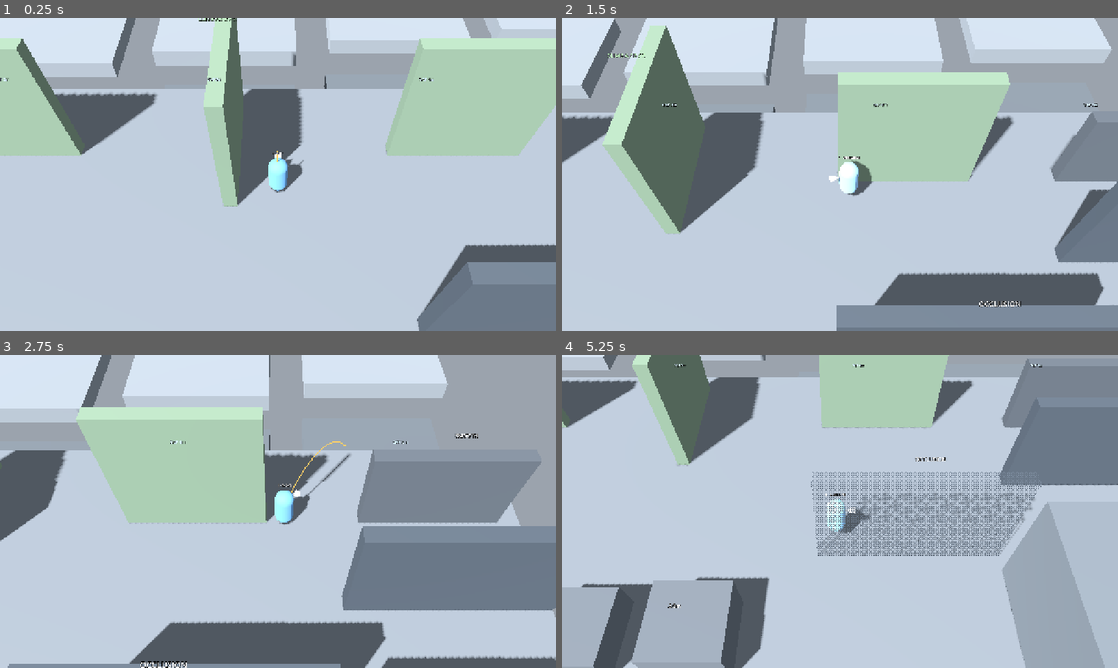
Above: before the commit, frames 1-4 (two rows, left to right).
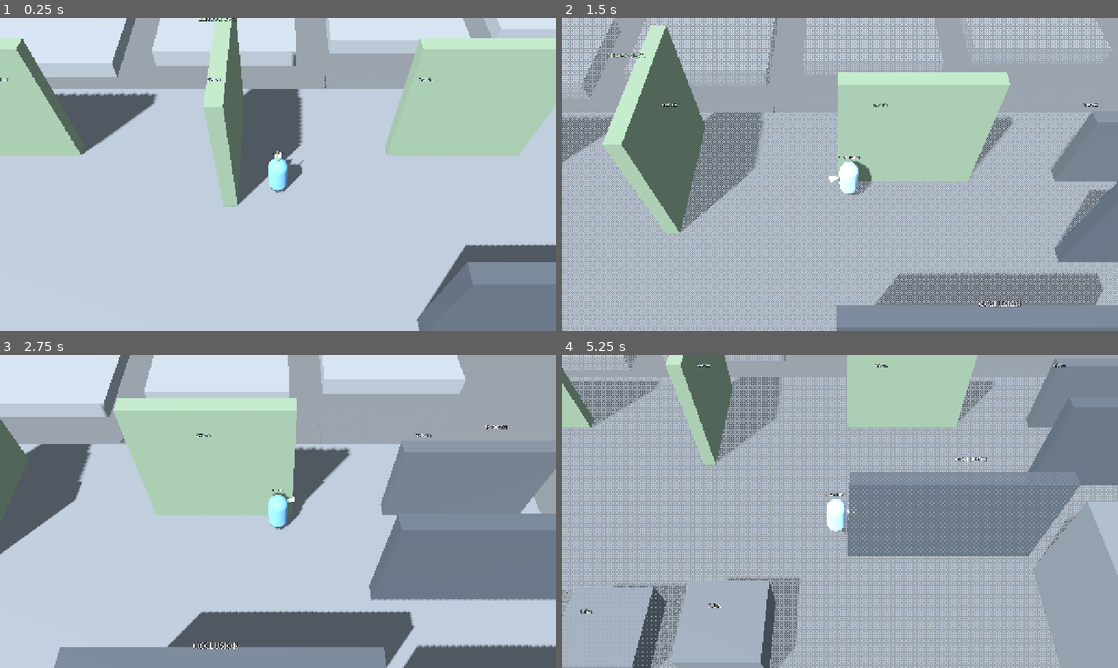
Above: after the commit, the same moments.

Repository: k3vin7/personalized_RPG
Game: Godot game, scene res://scenes/playground.tscn
The game is run twice, just before and just after one commit, with the same random seed, the same clock (stepped at 60 frames per second) and the same inputs. This scene is started directly instead of the project's main scene.
Inputs (mouse positions are in pixels of both pictures, inside the frame that each line leads up to):
- Up to frame 1 (0.25 s): no input
- Up to frame 2 (1.5 s): move the mouse to (962, 158) at 0.52 s; hold Right mouse button (move_click) 0.53-1.28 s; tap Space (jump) at 0.77 s; move the mouse to (728, 190) at 1.27 s; right-click (728, 190) at 1.35 s
- Up to frame 3 (2.75 s): tap Space (jump) at 1.52 s; move the mouse to (333, 442) at 2.02 s; hold Right mouse button (move_click) from 2.03 s (still down)
- Up to frame 4 (5.25 s): move the mouse to (812, 574) at 2.77 s; release Right mouse button (move_click) at 2.78 s; right-click (812, 574) at 2.85 s; tap Space (jump) at 3.02, 3.77, 4.52 s; move the mouse to (1006, 558) at 3.52 s; hold Right mouse button (move_click) 3.53-4.28 s; move the mouse to (673, 464) at 4.27 s; right-click (673, 464) at 4.35 s; move the mouse to (867, 511) at 5.02 s; hold Right mouse button (move_click) from 5.03 s (still down)

The runs differ from the first frame. In frame 1, less than 0.1% of the frame differs, in the area x 58-60%, y 0-23%; in frame 2, 38%; in frame 3, 26%; in frame 4, 59%, in the area x 0-100%, y 0-100%.

Commit message:
내 발보다 낮은 것은 바닥·계단 포함 전부 투명화, 발밑 지면만 예외

Diff:
--- a/scripts/camera/occlusion_fader.gd
+++ b/scripts/camera/occlusion_fader.gd
@@ -49,6 +49,7 @@
 	# that tops out below our feet is behind us as far as the view is concerned,
 	# so it fades whether it is next to us or across the map.
 	var feet_y := target.global_position.y - Player.BODY_HALF_HEIGHT - FADE_BELOW_MARGIN
+	var standing_on := _ground_under_feet()
 	for node in get_tree().get_nodes_in_group(WALL_GROUP):
 		var wall := node as CollisionObject3D
 		if wall == null:
@@ -56,6 +57,10 @@
 		var wall_id := wall.get_instance_id()
 		if not _levels.has(wall_id):
 			_levels[wall_id] = {"body": wall, "level": FADE_VISIBLE}
+		if wall_id == standing_on:
+			# The ground being stood on is the one thing below that has to stay
+			# solid, or the character appears to float over a hole.
+			continue
 		if float(wall.get_meta("top_y", INF)) < feet_y:
 			blocking[wall_id] = true
 
@@ -79,6 +84,17 @@
 			var body := entry["body"] as CollisionObject3D
 			if is_instance_valid(body):
 				_faded.append(body.get_rid())
+
+
+func _ground_under_feet() -> int:
+	var from := target.global_position
+	var query := PhysicsRayQueryParameters3D.create(from, from + Vector3.DOWN * (Player.BODY_HALF_HEIGHT + 0.6), RAY_MASK)
+	query.collide_with_areas = false
+	var hit := camera.get_world_3d().direct_space_state.intersect_ray(query)
+	if hit.is_empty():
+		return 0
+	var body := hit.get("collider") as Object
+	return body.get_instance_id() if body != null else 0
 
 
 func _walls_in_the_way() -> Dictionary:
--- a/scripts/world/playground.gd
+++ b/scripts/world/playground.gd
@@ -205,7 +205,11 @@
 	await _settle(local, Vector3(-15.0, 1.0, 6.0))
 	await get_tree().create_timer(0.6).timeout
 	var faded_low := OcclusionFader.faded_rids().size()
-	print("PLAYGROUND_SMOKE_FADE on_platform=%d on_plaza=%d" % [faded_high, faded_low])
+	await _settle(local, Vector3(-1.5, 3.0, 14.0))
+	await get_tree().create_timer(0.8).timeout
+	var faded_step := OcclusionFader.faded_rids().size()
+	print("PLAYGROUND_SMOKE_FADE on_platform=%d on_plaza=%d on_2m_step=%d" % [
+		faded_high, faded_low, faded_step])
 
 	if multiplayer.is_server():
 		await _run_stage2_checks(local)
@@ -467,26 +471,19 @@
 	var box_mesh := BoxMesh.new()
 	box_mesh.size = size
 	mesh_instance.mesh = box_mesh
-	# Anything on a wall layer can fade, whether or not it is in the way: a wall
-	# that tops out below the character is fading by height alone. World layer
-	# boxes are floors, steps and platforms, and must never fade or standing on
-	# a step would dissolve the ground under it.
-	var is_wall := layer == WALL_LAYER or layer == CLIMBABLE_LAYER
-	if is_wall or occluder:
-		var shader_material := ShaderMaterial.new()
-		shader_material.shader = load("res://shaders/dither_fade.gdshader")
-		shader_material.set_shader_parameter("albedo", color)
-		shader_material.set_shader_parameter("fade", 1.0)
-		mesh_instance.material_override = shader_material
-		body.set_meta("top_y", at_position.y + size.y * 0.5)
-		body.add_to_group(OcclusionFader.WALL_GROUP)
-		if occluder:
-			body.add_to_group(OcclusionFader.OCCLUDER_GROUP)
-	else:
-		var material := StandardMaterial3D.new()
-		material.albedo_color = color
-		material.roughness = 0.8
-		mesh_instance.material_override = material
+	# Everything can fade, floors and steps included: anything topping out below
+	# the character is behind them as far as the view is concerned. The ground
+	# actually under their feet is spared at runtime, not here, because which
+	# box that is changes as they move.
+	var shader_material := ShaderMaterial.new()
+	shader_material.shader = load("res://shaders/dither_fade.gdshader")
+	shader_material.set_shader_parameter("albedo", color)
+	shader_material.set_shader_parameter("fade", 1.0)
+	mesh_instance.material_override = shader_material
+	body.set_meta("top_y", at_position.y + size.y * 0.5)
+	body.add_to_group(OcclusionFader.WALL_GROUP)
+	if occluder:
+		body.add_to_group(OcclusionFader.OCCLUDER_GROUP)
 	body.add_child(mesh_instance)
 
 	_region.add_child(body)
